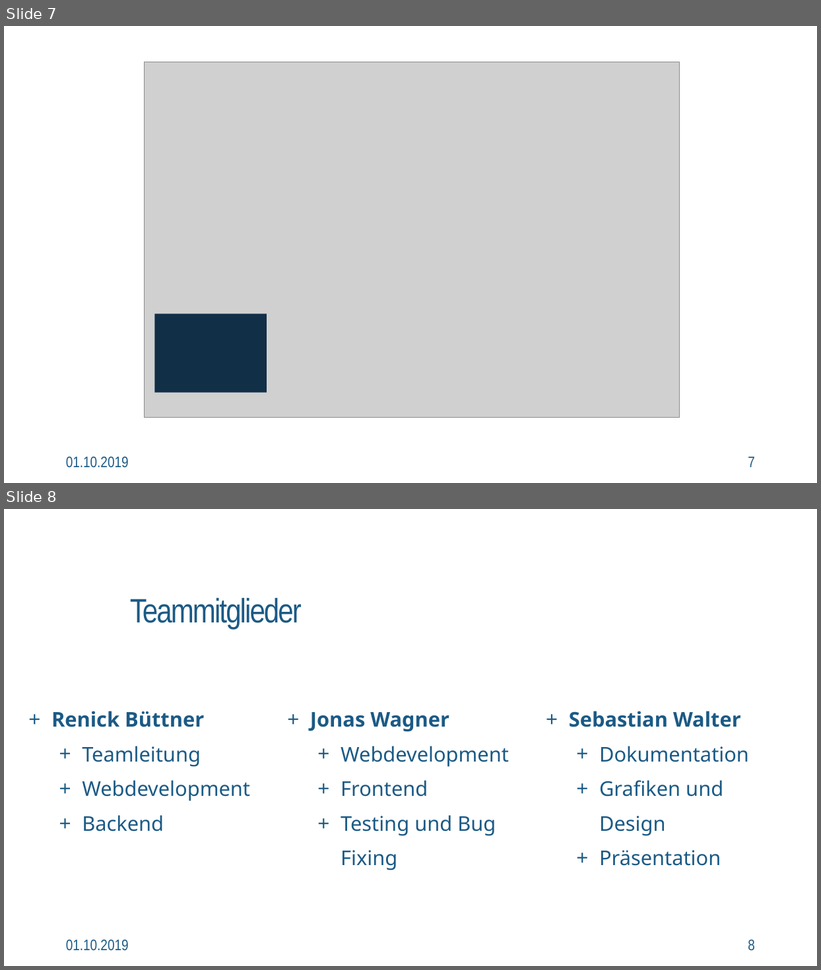
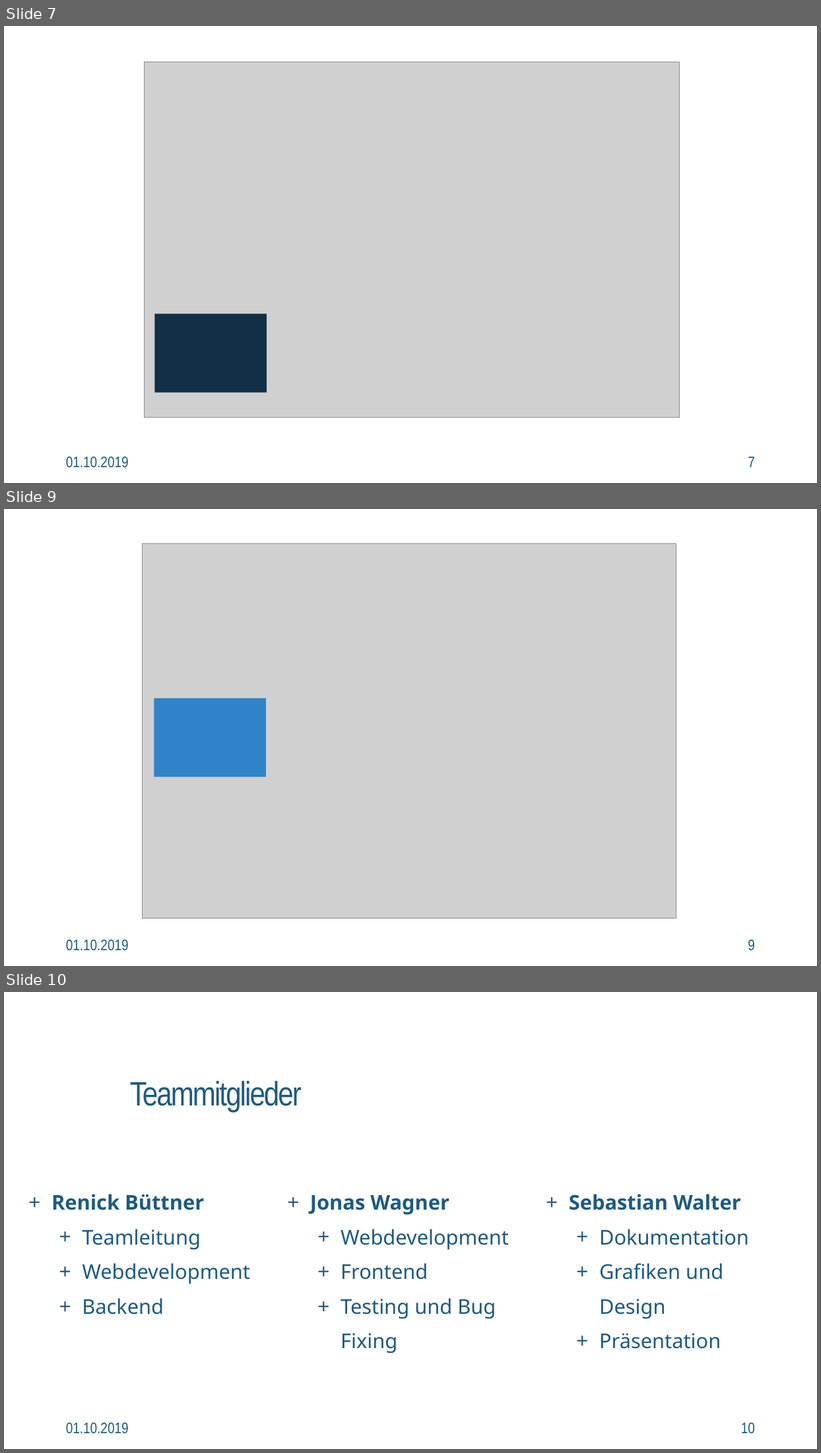
Before and after one commit to seppel3599/toolchain-media, a slide deck: presentation/presentation_main.pptx. Shown one above the other, each under a label of ours: slides 7 and 8 before the commit, slides 7, 9 and 10 after it; the slides between them are not shown. The pictures are 821x970 and 821x1453 pixels, drawn with LibreOffice and Linux fonts; fonts in the diff are those of the drawing; grey boxes stand for pictures; background and template pictures are left out. Boxes give left, top, right and bottom in pixels: in the first picture for what was removed or moved away, otherwise in the second. Text is boxed around its words. In the diff, an @@ line names an element or a change of style, - is before the commit and + after.

```diff
--- a/presentation/presentation_main.pptx
+++ b/presentation/presentation_main.pptx
@@ slide 9 added at <box>4,509,817,966</box>, background picture (left out) @@
@@ picture added at <box>143,544,677,918</box> @@
@@ rectangle added at <box>154,698,265,777</box>, fill #3083C9 @@
@@ text added at <box>66,940,129,951</box>, 18 pt, text #1B5A85 @@
+01.10.2019
@@ page number added at <box>748,940,755,951</box>, 18 pt, text #1B5A85 @@
+9
@@ what was slide 8 is now slide 10 @@
@@ page number at <box>741,1423,755,1434</box>: text changed @@
-8
+10
```
Also in this commit, not shown: 2 other slides added.
